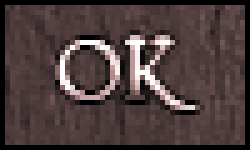
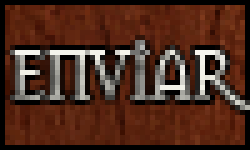
Before/after of a 250px x 150px layered artwork. What changed in the layer stack:
renamed "OK" to "ENVIAR", painted on it over [10,35,250,110]
